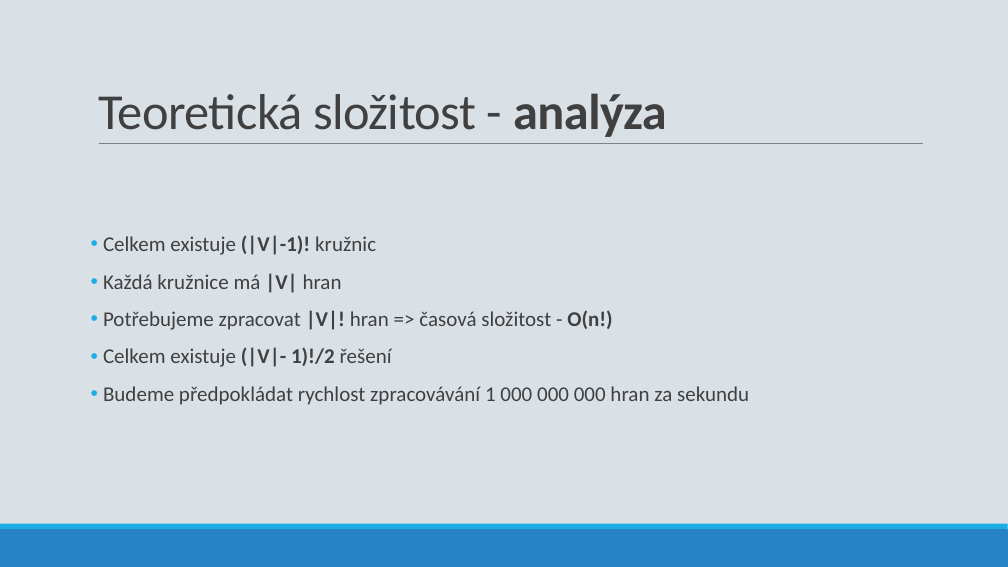
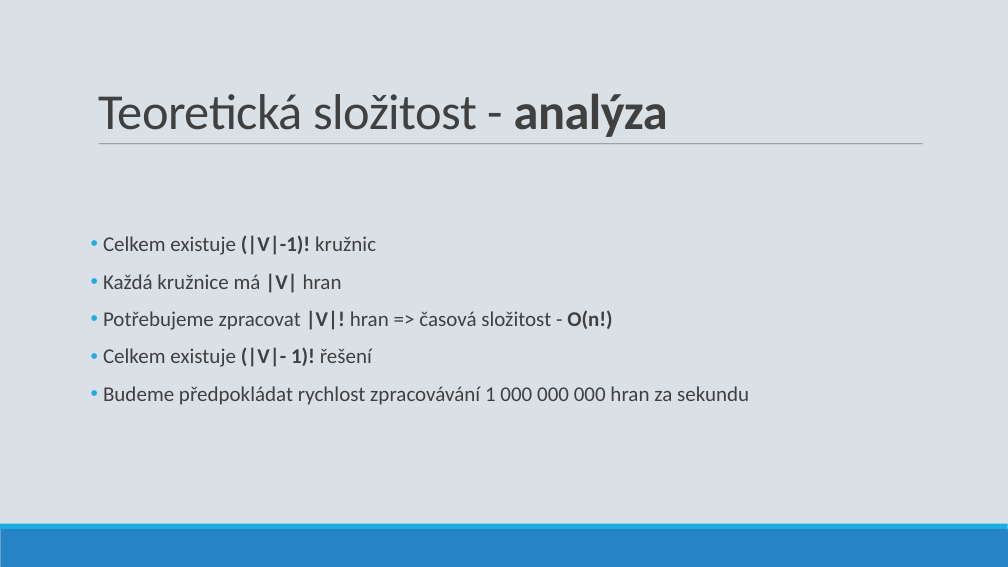
Before and after one commit to ldrahnik/ial_project_2019_2020, a slide deck: slide 7 of defense/presentation.pptx. Drawn at 1008x567 pixels with LibreOffice and Linux fonts; fonts in the diff are those of the drawing. Boxes give left, top, right and bottom in pixels: in the first picture for what was removed or moved away, otherwise in the second. Text is boxed around its words. In the diff, an @@ line names an element or a change of style, - is before the commit and + after.

Commit message:
defense: počet řešení fix #2

```diff
--- a/defense/presentation.pptx
+++ b/defense/presentation.pptx
@@ line (99, 144) - (923, 144): stroke #808080 0.5 pt to #808080 0.75 pt @@
@@ text at (103,347,372,367): text changed @@
-• Celkem existuje (|V|- 1)!/2 řešení
+• Celkem existuje (|V|- 1)! řešení
```
Also in this commit, not shown: 11 other slides changed.
